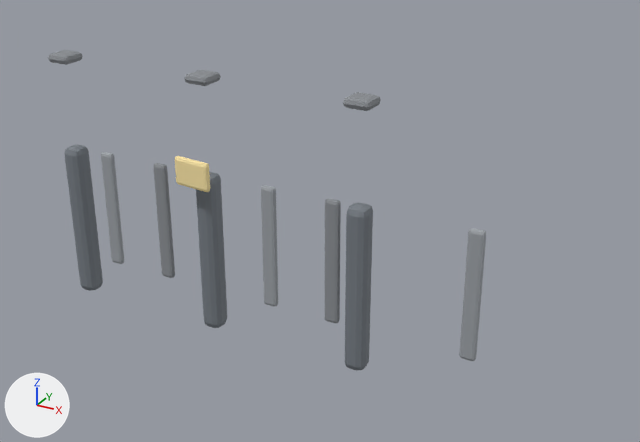
Renders of the Blender file apps/hmh-reboot/assets/source/blender/hmh-authored-props.blend from each side of a commit.
Camera for both pictures: a camera (50 mm lens) standing at (0.831, -1.354, 1.131) and looking at (0.077, 0.017, 0.446). Every picture has the same lights, and +X, +Y and +Z are marked at lower left. The first picture is the older version. The same objects are shown in both versions, whatever each file hides.

The scene before the commit, as lines of its bpy script (objects in view):
```python
ob_chain_fence_picket_0 = bpy.data.objects.new('chain-fence_Picket_0', me_cube_136)
ob_chain_fence_picket_0.location = (-0.42, -0.012, 0.38)
ob_chain_fence_picket_1 = bpy.data.objects.new('chain-fence_Picket_1', me_cube_137)
ob_chain_fence_picket_1.location = (-0.28, -0.012, 0.38)
ob_chain_fence_picket_3 = bpy.data.objects.new('chain-fence_Picket_3', me_cube_139)
ob_chain_fence_picket_3.location = (0.12, -0.012, 0.38)
ob_chain_fence_post_0 = bpy.data.objects.new('chain-fence_Post_0', me_cube_125)
ob_chain_fence_post_0.location = (-0.52, 0.0, 0.33)
ob_chain_fence_post_1 = bpy.data.objects.new('chain-fence_Post_1', me_cube_127)
ob_chain_fence_post_1.location = (-0.17, 0.0, 0.33)
ob_chain_fence_post_2 = bpy.data.objects.new('chain-fence_Post_2', me_cube_129)
ob_chain_fence_post_2.location = (0.17, 0.0, 0.33)
ob_chain_fence_postcap_0 = bpy.data.objects.new('chain-fence_PostCap_0', me_cube_126)
ob_chain_fence_postcap_0.location = (-0.52, 0.0, 0.7)
ob_chain_fence_postcap_1 = bpy.data.objects.new('chain-fence_PostCap_1', me_cube_128)
ob_chain_fence_postcap_1.location = (-0.17, 0.0, 0.7)
ob_chain_fence_postcap_2 = bpy.data.objects.new('chain-fence_PostCap_2', me_cube_130)
ob_chain_fence_postcap_2.location = (0.17, 0.0, 0.7)
# also in view: 'chain-fence_Picket_4' at (0.4, -0.012, 0.38); 'chain-fence_Picket_2' at (-0.02, -0.012, 0.38); 'chain-fence_Sign' at (-0.17, -0.05, 0.52)
```
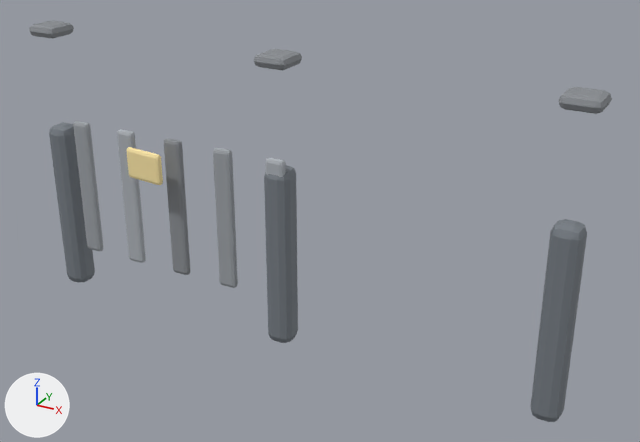
The change in detail:
me_cube_125 is used by ob_chain_fence_post_0; location (-0.52, 0.0, 0.33).
me_cube_125 had 8 vertices, 6 faces and spanned x -0.023..0.023, y -0.023..0.023, z -0.175..0.175.
me_cube_125 now has 8 vertices, 6 faces and spans x -0.027..0.027, y -0.027..0.027, z -0.19..0.19.
me_cube_125 part 1: the whole mesh is scaled about its middle by (1.22, 1.22, 1.09).
me_cube_127 is used by ob_chain_fence_post_1; location (-0.17, 0.0, 0.33).
me_cube_127 had 8 vertices, 6 faces and spanned x -0.023..0.023, y -0.023..0.023, z -0.175..0.175.
me_cube_127 now has 8 vertices, 6 faces and spans x -0.027..0.027, y -0.027..0.027, z -0.19..0.19.
me_cube_127 part 2: the whole mesh is scaled about its middle by (1.22, 1.22, 1.09).
me_cube_129 is used by ob_chain_fence_post_2; location (0.17, 0.0, 0.33).
me_cube_129 had 8 vertices, 6 faces and spanned x -0.023..0.023, y -0.023..0.023, z -0.175..0.175.
me_cube_129 now has 8 vertices, 6 faces and spans x -0.027..0.027, y -0.027..0.027, z -0.19..0.19.
me_cube_129 part 3: the whole mesh is scaled about its middle by (1.22, 1.22, 1.09).
me_cube_137 is used by ob_chain_fence_picket_1; location (-0.28, -0.012, 0.38).
me_cube_137 had 8 vertices, 6 faces and spanned x -0.016..0.016, y -0.007..0.007, z -0.13..0.13.
me_cube_137 now has 8 vertices, 6 faces and spans x -0.021..0.021, y -0.008..0.008, z -0.15..0.15.
me_cube_137 part 4: the whole mesh is scaled about its middle by (1.31, 1.14, 1.15).
me_cube_139 is used by ob_chain_fence_picket_3; location (0.12, -0.012, 0.38).
me_cube_139 had 8 vertices, 6 faces and spanned x -0.016..0.016, y -0.007..0.007, z -0.13..0.13.
me_cube_139 now has 8 vertices, 6 faces and spans x -0.021..0.021, y -0.008..0.008, z -0.15..0.15.
me_cube_139 part 5: the whole mesh is scaled about its middle by (1.31, 1.14, 1.15).
Object 'chain-fence_Post_0' (ob_chain_fence_post_0) moves from (-0.52, 0.0, 0.33) to (-0.55, 0.0, 0.36).
Object 'chain-fence_PostCap_0' (ob_chain_fence_postcap_0) moves from (-0.52, 0.0, 0.7) to (-0.55, 0.0, 0.755).
Object 'chain-fence_Post_1' (ob_chain_fence_post_1) moves from (-0.17, 0.0, 0.33) to (0.0, 0.0, 0.36).
Object 'chain-fence_PostCap_1' (ob_chain_fence_postcap_1) moves from (-0.17, 0.0, 0.7) to (0.0, 0.0, 0.755).
Object 'chain-fence_Post_2' (ob_chain_fence_post_2) moves from (0.17, 0.0, 0.33) to (0.55, 0.0, 0.36).
Object 'chain-fence_PostCap_2' (ob_chain_fence_postcap_2) moves from (0.17, 0.0, 0.7) to (0.55, 0.0, 0.755).
Object 'chain-fence_Picket_0' (ob_chain_fence_picket_0) moves from (-0.42, -0.012, 0.38) to (-0.48, -0.016, 0.42).
Object 'chain-fence_Picket_1' (ob_chain_fence_picket_1) moves from (-0.28, -0.012, 0.38) to (-0.36, -0.016, 0.42).
Object 'chain-fence_Picket_2' (ob_chain_fence_picket_2) moves from (-0.02, -0.012, 0.38) to (-0.24, -0.016, 0.42).
Object 'chain-fence_Picket_3' (ob_chain_fence_picket_3) moves from (0.12, -0.012, 0.38) to (-0.12, -0.016, 0.42).
Object 'chain-fence_Picket_4' (ob_chain_fence_picket_4) moves from (0.4, -0.012, 0.38) to (0.0, -0.016, 0.42).
Object 'chain-fence_Sign' (ob_chain_fence_sign) moves from (-0.17, -0.05, 0.52) to (-0.28, -0.06, 0.52).

Boxes [x1, y1, x2, y2] around the edits, measured in the pictures (640 x 442 px):
'chain-fence_Post_2', moved, rescaled (97% wider, 21% taller): before [345, 203, 373, 371]; after [531, 219, 587, 422]
'chain-fence_Post_1', moved, rescaled (9% wider, 14% taller): before [196, 172, 227, 328]; after [264, 165, 298, 343]
'chain-fence_Post_0', moved, rescaled (18% wider, 9% taller): before [64, 144, 103, 291]; after [49, 122, 95, 283]
'chain-fence_Picket_3', moved, rescaled (53% wider, 12% taller): before [325, 198, 341, 323]; after [213, 148, 238, 288]
'chain-fence_Picket_2', moved: before [261, 185, 278, 306]; after [164, 138, 190, 275]
'chain-fence_Picket_0', moved: before [101, 152, 124, 264]; after [73, 121, 103, 251]
'chain-fence_Picket_1', moved, rescaled (30% wider, 16% taller): before [153, 163, 175, 278]; after [117, 129, 146, 263]
'chain-fence_Picket_4', moved: before [459, 228, 486, 361]; after [266, 158, 286, 177]
'chain-fence_Sign', moved: before [175, 156, 210, 192]; after [126, 147, 163, 185]
'chain-fence_PostCap_2', moved: before [343, 92, 381, 111]; after [558, 87, 612, 114]
'chain-fence_PostCap_1', moved: before [185, 70, 221, 86]; after [254, 49, 302, 70]
'chain-fence_PostCap_0', moved: before [48, 50, 83, 65]; after [29, 20, 74, 39]
